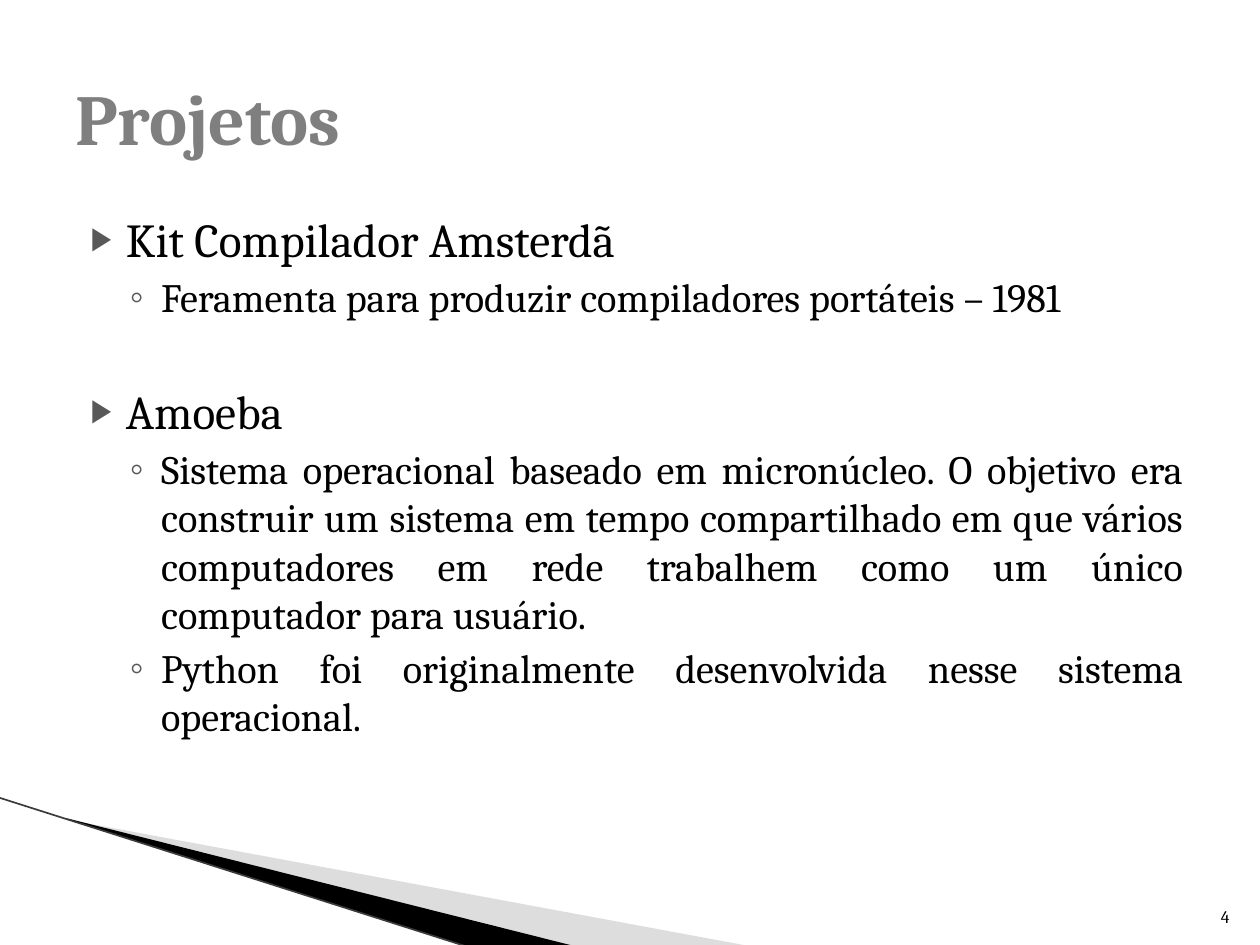
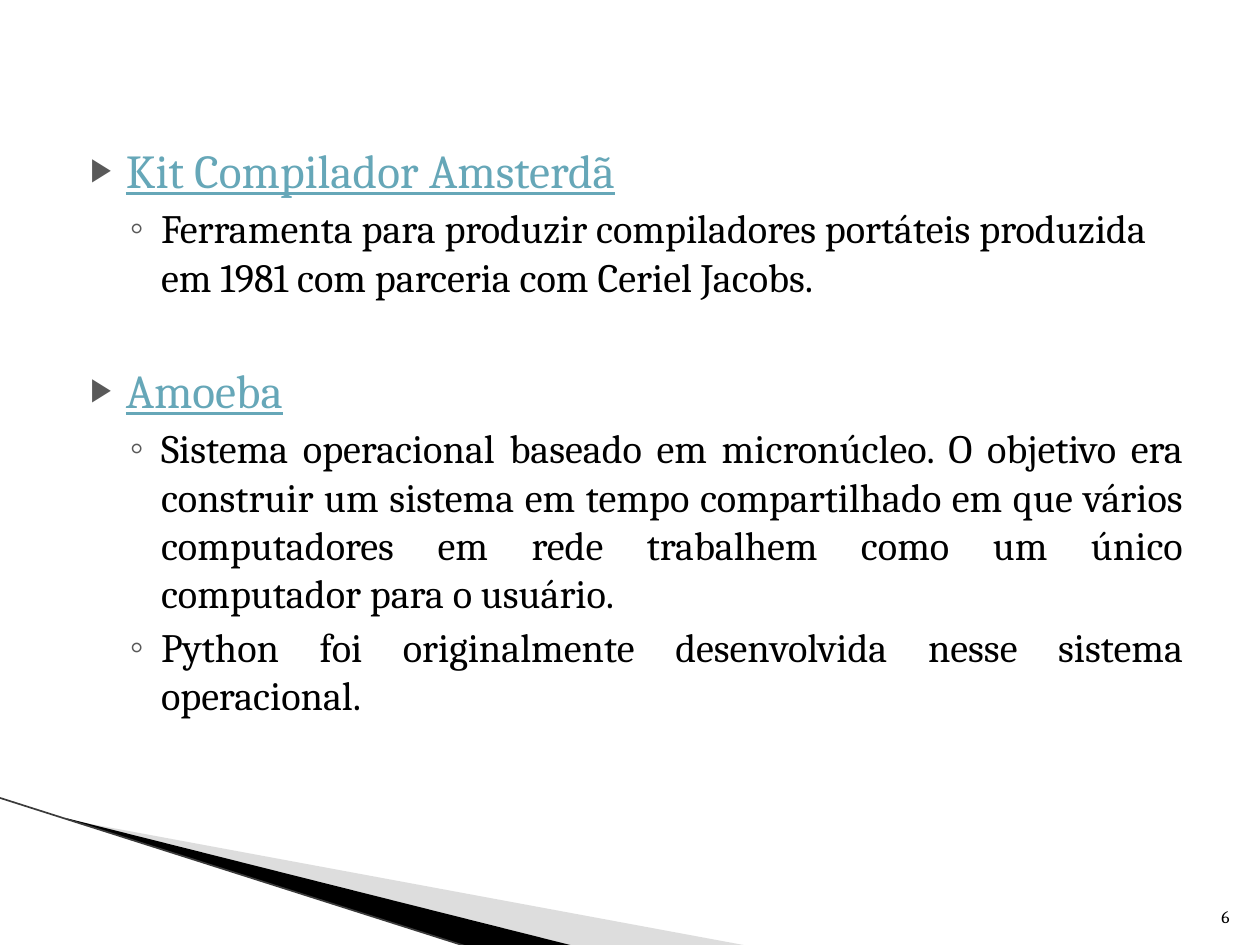
Before and after one commit to WhoisBsa/Faculdade, a slide deck: slide 6 of 3º Periodo Computação/S.O/Trabalho Tanenbaum/Tanenbaum.pptx (slide 4 before the commit). Drawn at 1260x945 pixels with LibreOffice and Linux fonts; fonts in the diff are those of the drawing; background and template pictures are left out. Boxes give left, top, right and bottom in pixels: in the first picture for what was removed or moved away, otherwise in the second. Text is boxed around its words. In the diff, an @@ line names an element or a change of style, - is before the commit and + after.

```diff
--- a/3º Periodo Computação/S.O/Trabalho Tanenbaum/Tanenbaum.pptx
+++ b/3º Periodo Computação/S.O/Trabalho Tanenbaum/Tanenbaum.pptx
@@ title removed at box(75, 95, 340, 160) @@
-Projetos
@@ text "Kit Compilador Amsterdã": place and size @@
-text "Kit Compilador Amsterdã" at box(126, 224, 1183, 740)
+text "Kit Compilador Amsterdã" at box(126, 155, 1183, 719)
@@ text at box(126, 155, 615, 415): text colour #000000 to #66A7B8, underline on in "Kit Compilador Amsterdã", "Amoeba" @@
@@ text at box(161, 215, 1146, 301): text changed @@
-  ◦ Feramenta para produzir compiladores portáteis – 1981
+  ◦ Ferramenta para produzir compiladores portáteis produzida em 1981 com parceria com Ceriel Jacobs.
@@ text at box(161, 434, 1183, 617): text changed @@
-  ◦ Sistema operacional baseado em micronúcleo. O objetivo era construir um sistema em tempo compartilhado em que vários computadores em rede trabalhem como um único computador para usuário.
+  ◦ Sistema operacional baseado em micronúcleo. O objetivo era construir um sistema em tempo compartilhado em que vários computadores em rede trabalhem como um único computador para o usuário.
@@ page number at box(1221, 911, 1229, 923): text changed @@
-4
+6
```
Also in this commit, not shown: 7 other slides changed, 6 slides added, 4 slides removed.
